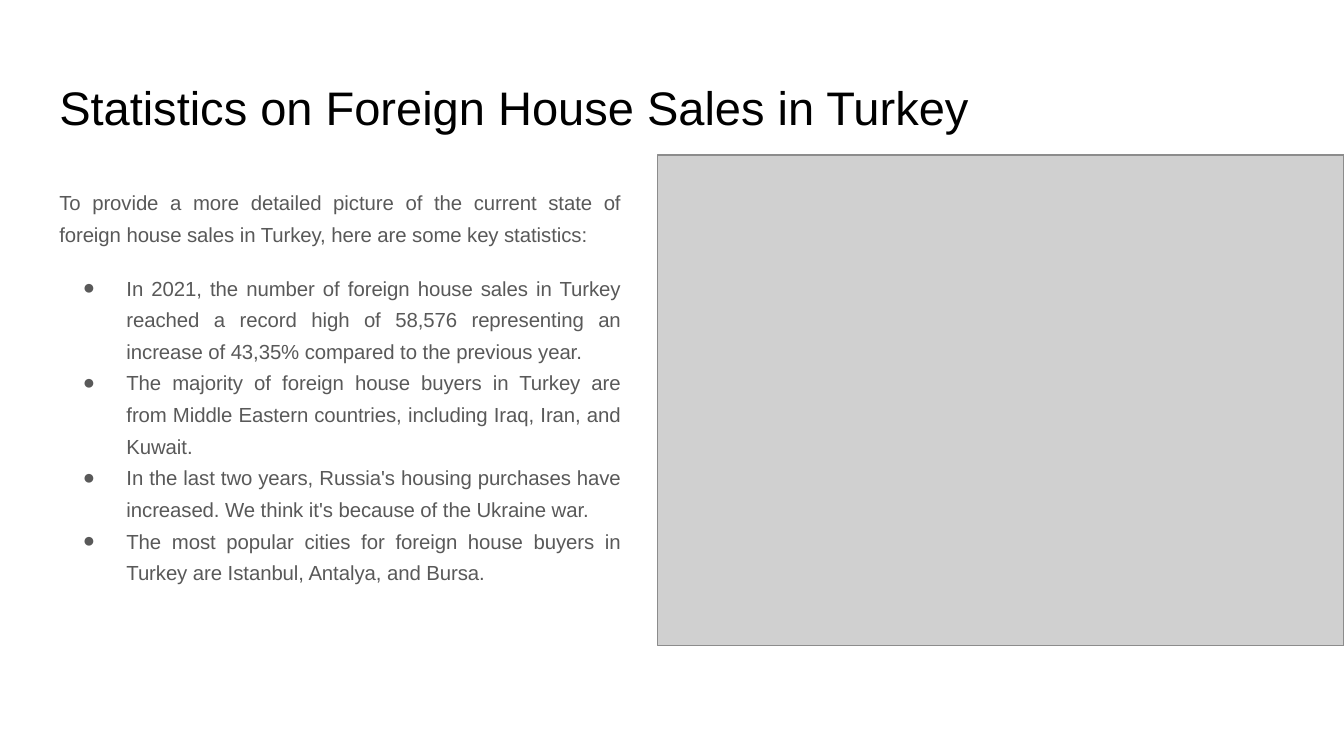
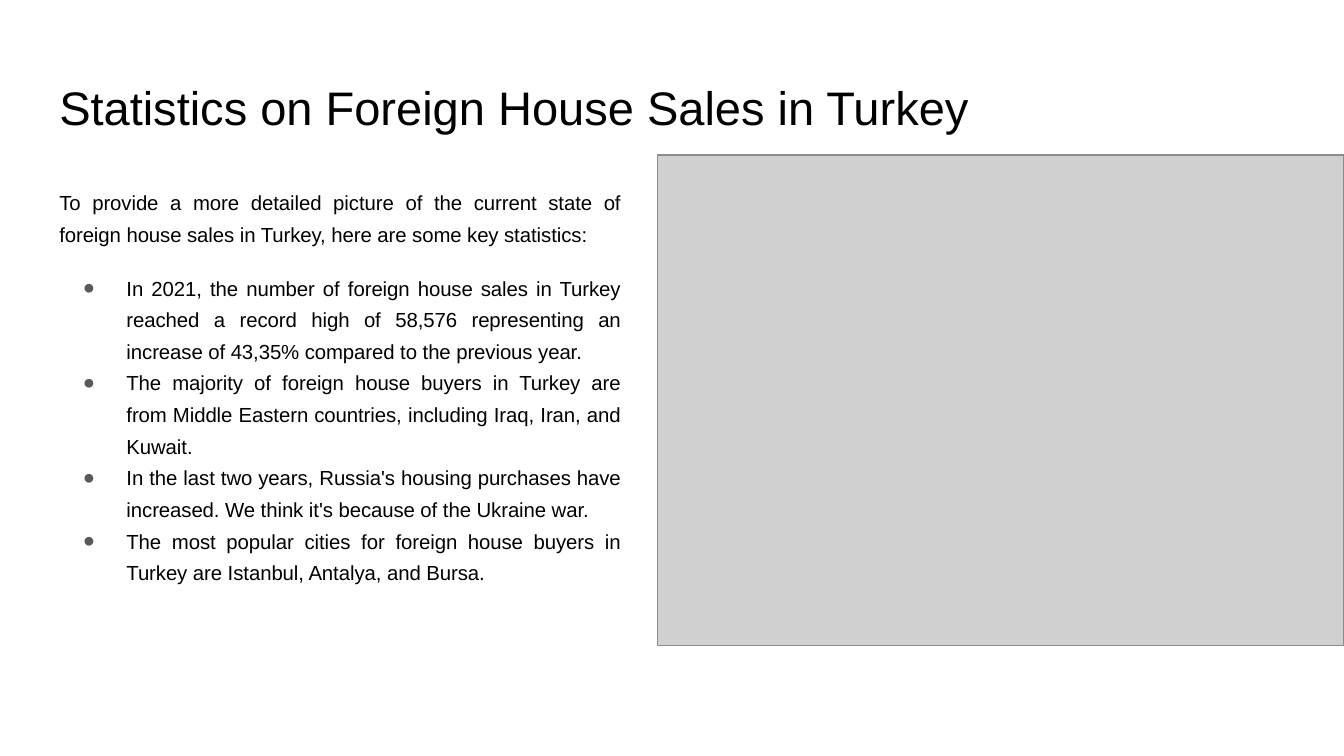
Before and after one commit to pjournal/mef06g-honey-drip, a slide deck: slide 6 of Presentation.pptx. Drawn at 1344x756 pixels with LibreOffice and Linux fonts; fonts in the diff are those of the drawing; grey boxes stand for pictures. Boxes give left, top, right and bottom in pixels: in the first picture for what was removed or moved away, otherwise in the second. Text is boxed around its words. In the diff, an @@ line names an element or a change of style, - is before the commit and + after.

```diff
--- a/Presentation.pptx
+++ b/Presentation.pptx
@@ text "To provide a more detailed ..." at bbox=[59, 195, 621, 585]: text colour #595959 to #000000 @@
```
Also in this commit, not shown: 2 other slides changed, 5 slides added, 1 slide removed.
